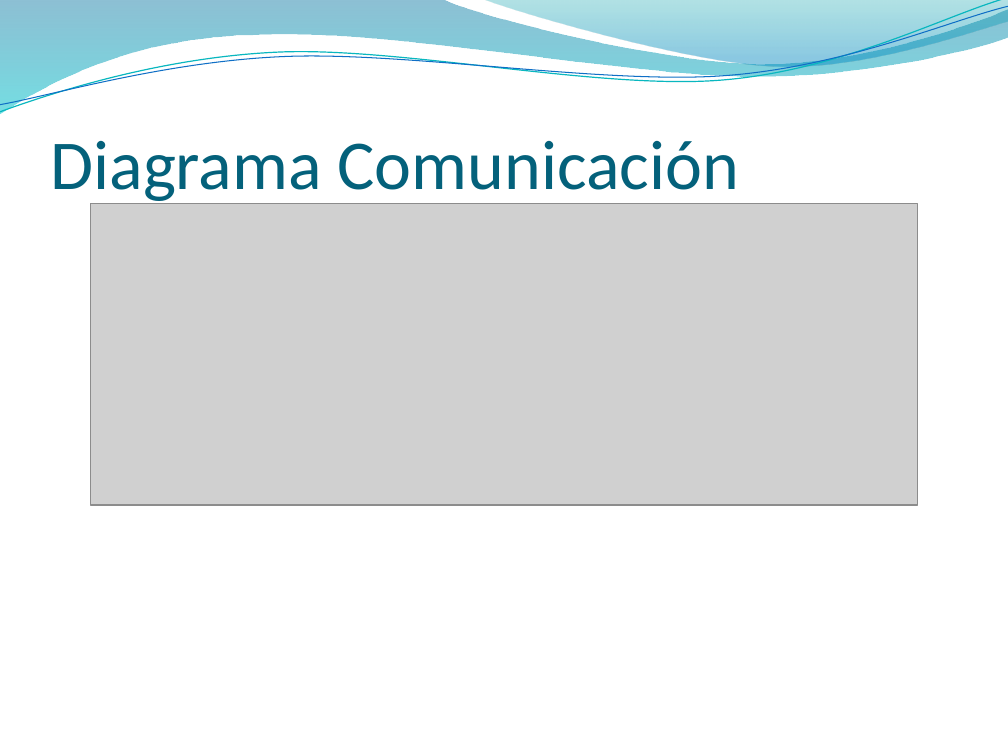
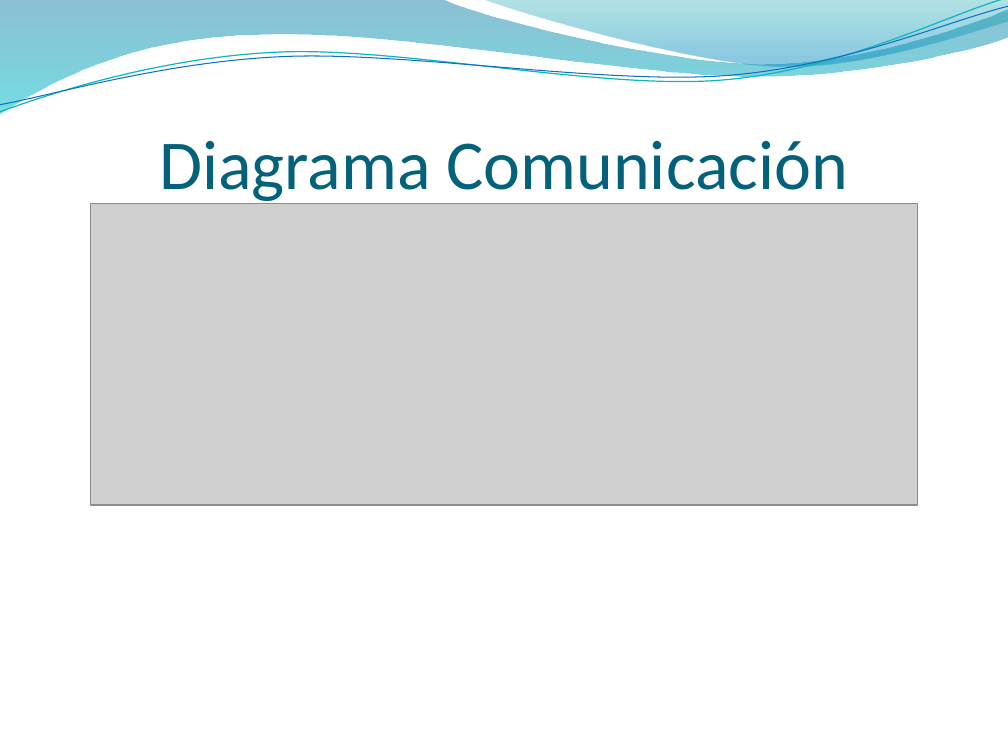
Before and after one commit to francben/proyectoDeliberyApp, a slide deck: slide 32 of Para Presentacion final.pptx. Drawn at 1008x756 pixels with LibreOffice and Linux fonts; fonts in the diff are those of the drawing; grey boxes stand for pictures; background and template pictures are left out. Boxes give left, top, right and bottom in pixels: in the first picture for what was removed or moved away, otherwise in the second. Text is boxed around its words. In the diff, an @@ line names an element or a change of style, - is before the commit and + after.

```diff
--- a/Para Presentacion final.pptx
+++ b/Para Presentacion final.pptx
@@ title "Diagrama Comunicación" at (x1=159, y1=141, x2=847, y2=206): alignment left to centre @@
```
Also in this commit, not shown: 6 other slides changed.
